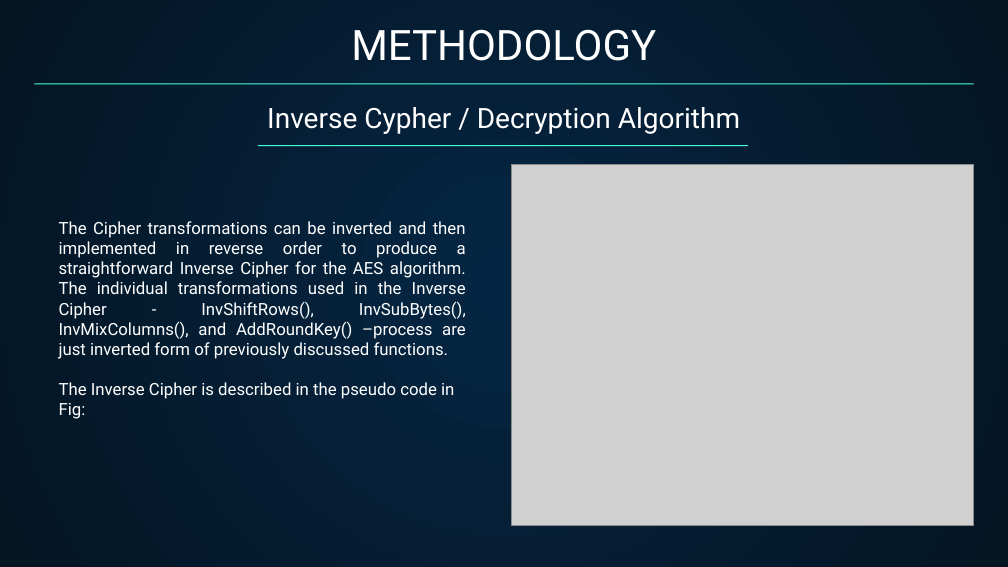
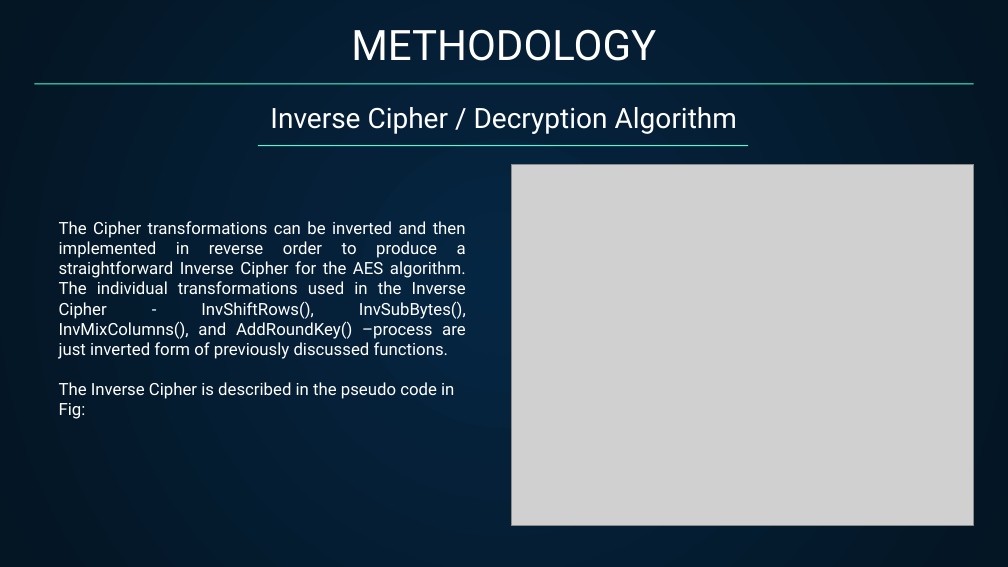
Before and after one commit to Tarequl-islam/Data-Encryption-using-AES, a slide deck: slide 13 of AES Project Presentation.pptx. Drawn at 1008x567 pixels with LibreOffice and Linux fonts; fonts in the diff are those of the drawing; grey boxes stand for pictures. Boxes give left, top, right and bottom in pixels: in the first picture for what was removed or moved away, otherwise in the second. Text is boxed around its words. In the diff, an @@ line names an element or a change of style, - is before the commit and + after.

```diff
--- a/AES Project Presentation.pptx
+++ b/AES Project Presentation.pptx
@@ text at bbox=[270, 107, 737, 134]: text changed @@
-Inverse Cypher / Decryption Algorithm
+Inverse Cipher / Decryption Algorithm
```
Also in this commit, not shown: 2 other slides changed, 1 other file.
